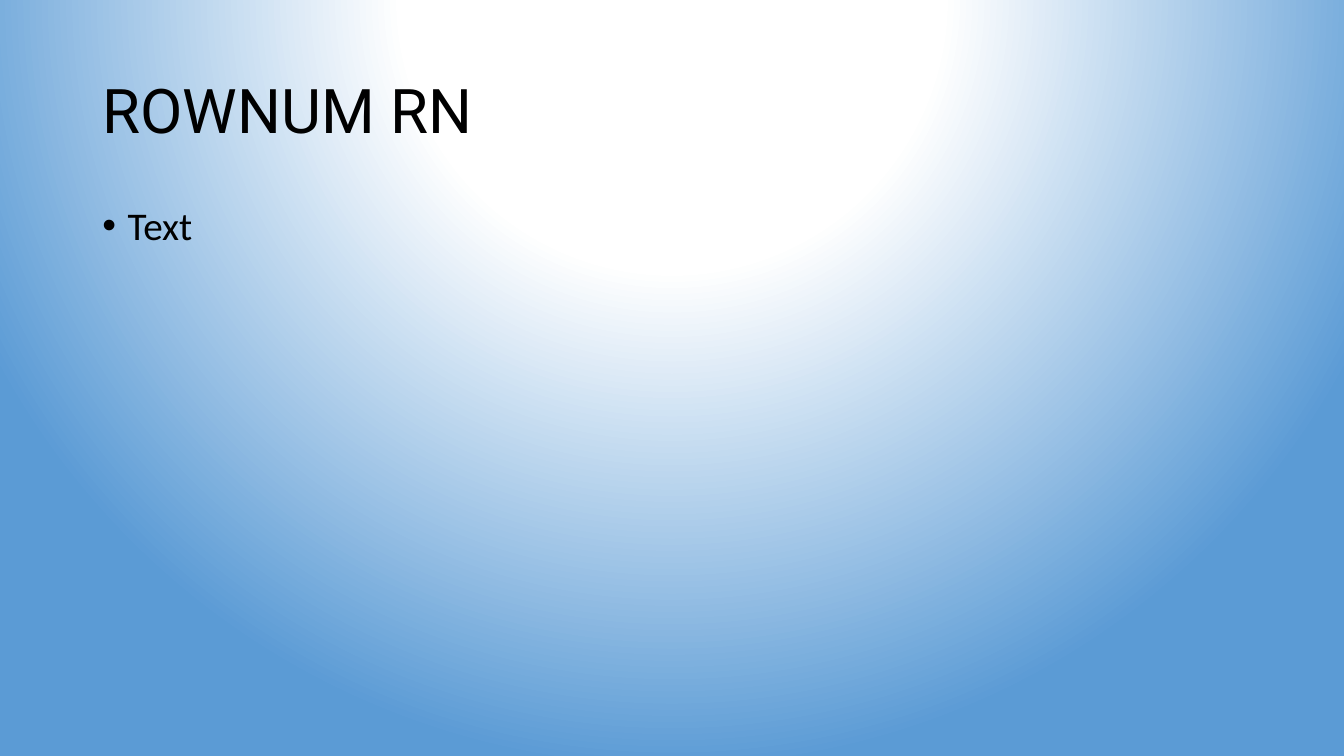
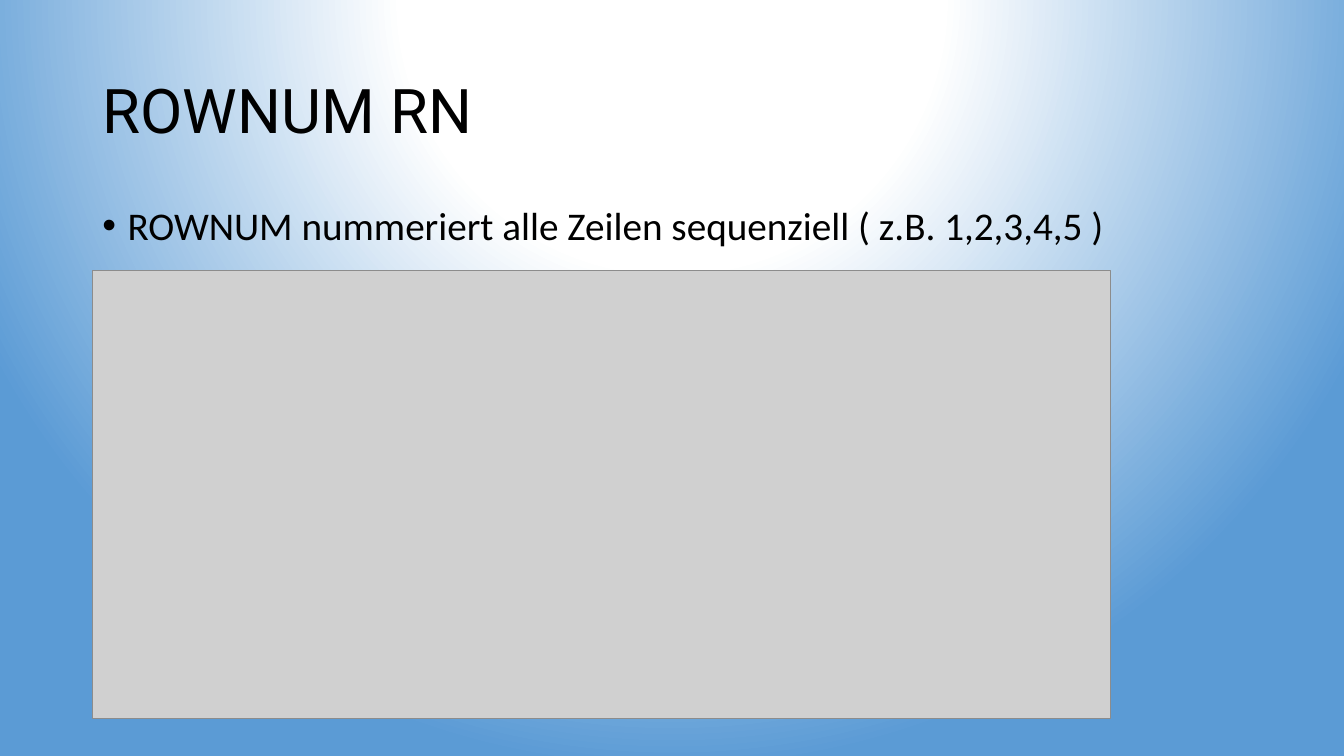
Before and after one commit to TobiaszMylak/DBI-Pr-sentation, a slide deck: slide 4 of DBI Präsentation Gruppe 2 - Teilthema Paging.pptx (slide 3 before the commit). Drawn at 1344x756 pixels with LibreOffice and Linux fonts; fonts in the diff are those of the drawing; grey boxes stand for pictures. Boxes give left, top, right and bottom in pixels: in the first picture for what was removed or moved away, otherwise in the second. Text is boxed around its words. In the diff, an @@ line names an element or a change of style, - is before the commit and + after.

```diff
--- a/DBI Präsentation Gruppe 2 - Teilthema Paging.pptx
+++ b/DBI Präsentation Gruppe 2 - Teilthema Paging.pptx
@@ text at bbox=[128, 212, 1082, 247]: text changed @@
-• Text
+• ROWNUM nummeriert alle Zeilen sequenziell ( z.B. 1,2,3,4,5 )
@@ picture added at bbox=[93, 270, 1112, 718] @@
```
Also in this commit, not shown: 3 other slides changed, 3 slides added, 1 slide removed.
